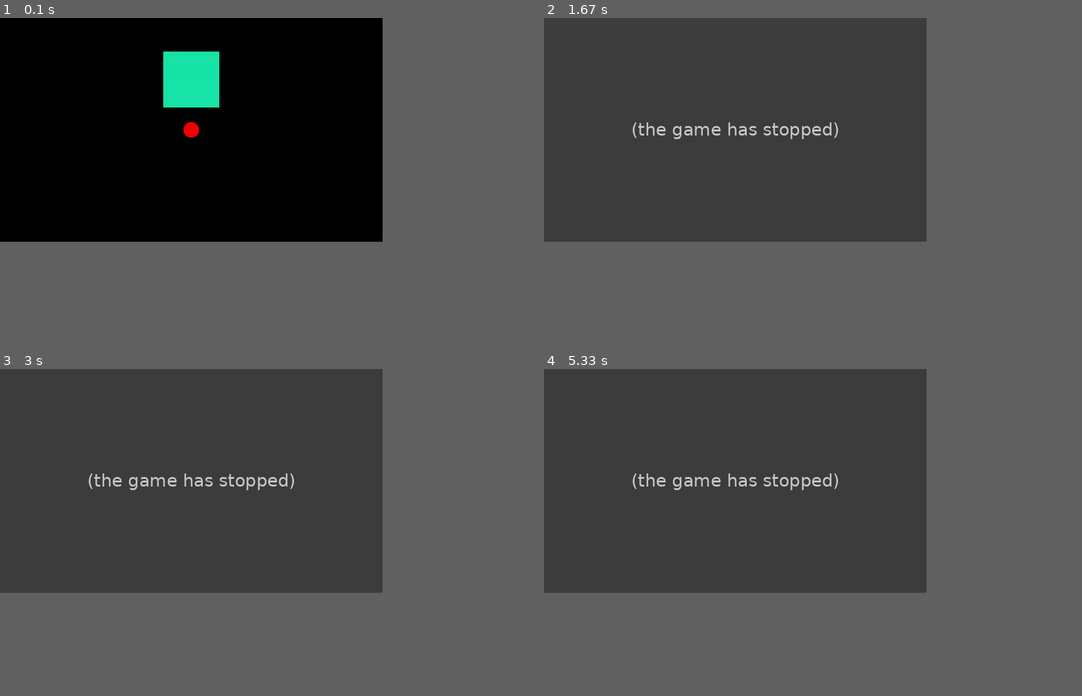
Above: before the commit, frames 1-4 (two rows, left to right).
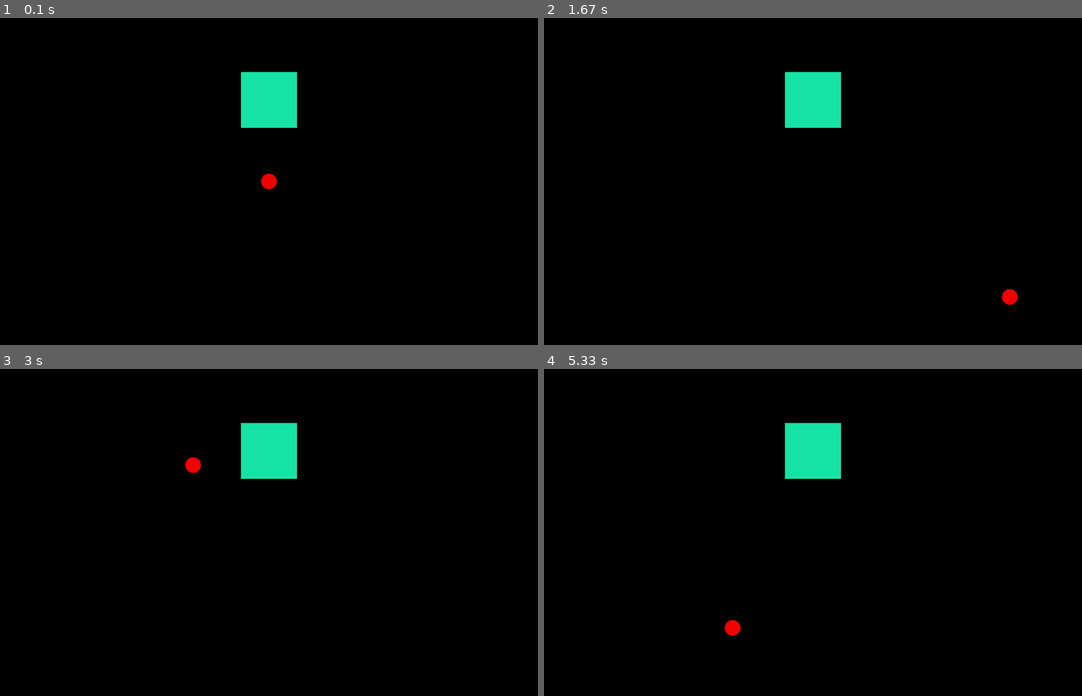
Above: after the commit, the same moments.

Repository: mdberkey/ChimpPygames
Game: pygame game, started from Delayed_Match_To_Sample/python_scripts/DelayedMatchToSample.py
Two runs of this game, one before a commit and one after it. Both use one fixed random seed, a clock stepped at 60 frames per second and the inputs below.
Inputs (mouse positions are in pixels of both pictures, inside the frame that each line leads up to):
- Up to frame 1 (0.1 s): no input
- Up to frame 2 (1.67 s): click (791, 194) at 0.38 s; click (818, 204) at 0.72 s; click (646, 132) at 1.05 s; click (1012, 295) at 1.38 s
- Up to frame 3 (3 s): click (279, 421) at 1.72 s; click (242, 617) at 2.05 s; click (252, 476) at 2.38 s; click (193, 463) at 2.72 s
- Up to frame 4 (5.33 s): click (952, 503) at 3.05 s; click (979, 525) at 3.38 s; click (925, 473) at 3.72 s; click (656, 470) at 4.05 s; click (834, 519) at 4.38 s; click (656, 512) at 4.72 s; click (732, 627) at 5.05 s
In our replay, the window is 640x375 before the commit and 900x548 after it. These sizes can differ from the game's own. Grey fills any space a smaller window leaves; there, only what the larger window draws over its background counts as a difference.

The runs differ from the first frame. In frame 1, 3.8% of the frame differs, in the area x 30-56%, y 10-53%; in frame 2, 49%, in the area x 0-89%, y 0-88%; in frame 3, 49%; in frame 4, 49%.
Error before the commit: IndexError: pixel index out of range (PgTools.py line 141); the game stopped at 1.33 s (later frames are placeholders)

Commit message:
Add screen size detector

Diff:
--- a/GUI.py
+++ b/GUI.py
@@ -115,11 +115,14 @@
         layout = [
             [sg.Column(params_col)],
             [sg.Button("Back to Main Menu"), sg.Button("Confirm Parameters")],
-            [sg.Text("Note: You must \'Confirm Parameters\' before starting task.")]
         ]
         if is_task:
+            layout.append([sg.Text("Note: You must \'Confirm Parameters\' before starting task.")])
             start_button = sg.Button("Start Task", disabled=True, key="ST")
             layout[1].append(start_button)
+        else:
+            layout.insert(0, [sg.Text("Detected screen Size: " + self.get_screen_size())])
+            layout.append([sg.Text("Note: The screen size affects the tasks, not this GUI.")])
 
         params_window = sg.Window(task.name + " Parameters", layout, margins=self.size, font="Helvetica 15")
         while True:
@@ -135,7 +138,10 @@
                         else:
                             values[key] = 'n'
                 task.set_params(values)
-                start_button.update(disabled=False)
+                try:
+                    start_button.update(disabled=False)
+                except UnboundLocalError:
+                    pass
             elif event == "Start Task":
                 task.start_task()
         params_window.close()
@@ -191,6 +197,16 @@
         window.close()
         return True
 
+    def get_screen_size(self):
+        cmd1 = ['xrandr']
+        cmd2 = ['grep', '*']
+        pipe1 = subprocess.Popen(cmd1, stdout=subprocess.PIPE)
+        pipe2 = subprocess.Popen(cmd2, stdin=pipe1.stdout, stdout=subprocess.PIPE)
+        pipe1.stdout.close()
+        resolution_string, junk = pipe2.communicate()
+        resolution = resolution_string.split()[0]
+        return resolution.decode()
+
 
 if __name__ == "__main__":
     gui = GUI()
Not shown, changed: PygameTools/globalParameters.dat
